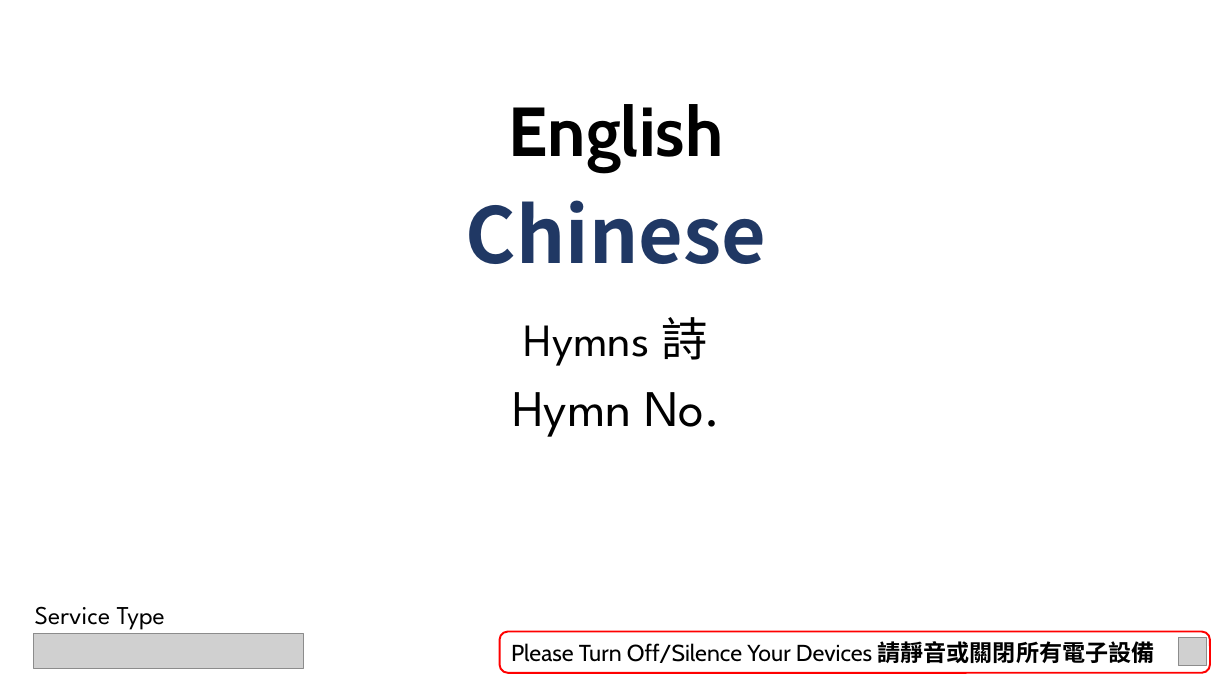
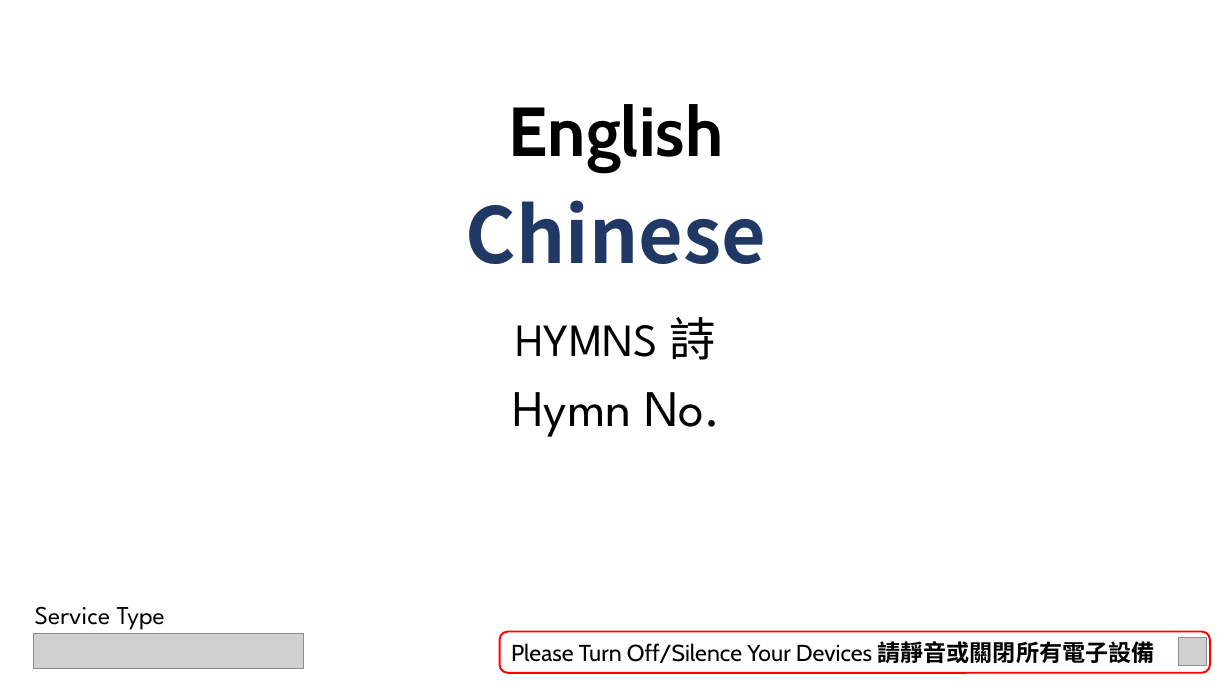
Before and after one commit to calebchanwy/tjc-powerpoint, a slide deck: slide 2 of TJCPowerPoint/Resources/ServiceWidescreen.pptx. Drawn at 1232x693 pixels with LibreOffice and Linux fonts; fonts in the diff are those of the drawing; grey boxes stand for pictures; background and template pictures are left out. Boxes give left, top, right and bottom in pixels: in the first picture for what was removed or moved away, otherwise in the second. Text is boxed around its words. In the diff, an @@ line names an element or a change of style, - is before the commit and + after.

```diff
--- a/TJCPowerPoint/Resources/ServiceWidescreen.pptx
+++ b/TJCPowerPoint/Resources/ServiceWidescreen.pptx
@@ text at <box>515,317,716,360</box>: text changed @@
-Hymns 詩
+HYMNS 詩
```
Also in this commit, not shown: 3 other slides changed, 20 other files.
